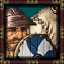
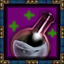
Layered file, before and after one edit (64x64). Changes by layer:
showed "Apothecary" over [2, 6, 60, 64]
hid group "Burghers" (8 layers) over [0, 0, 64, 64]
hid group "Warriors" (8 layers) over [0, 1, 64, 64]
painted on "Background" over [0, 0, 64, 64]
